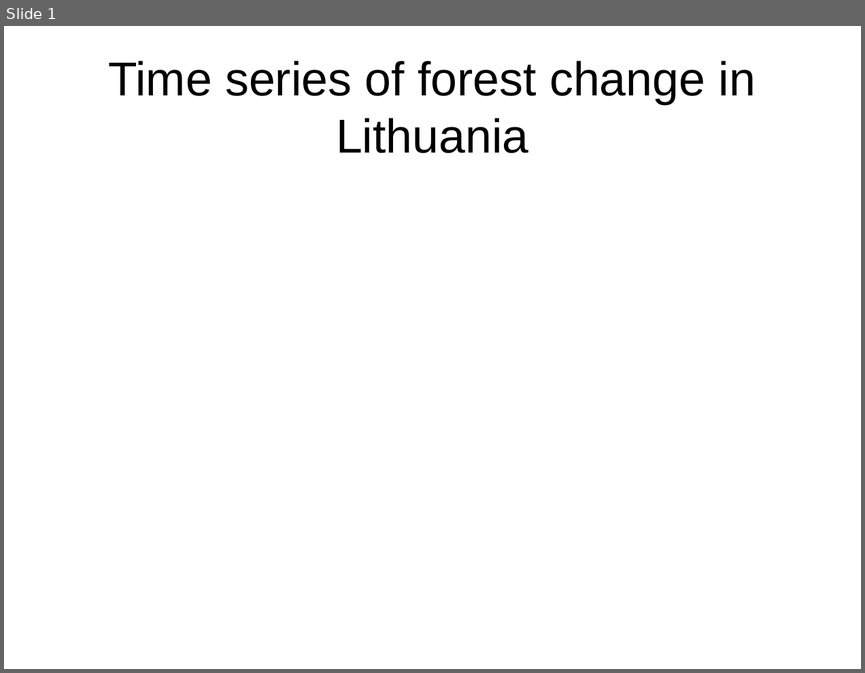
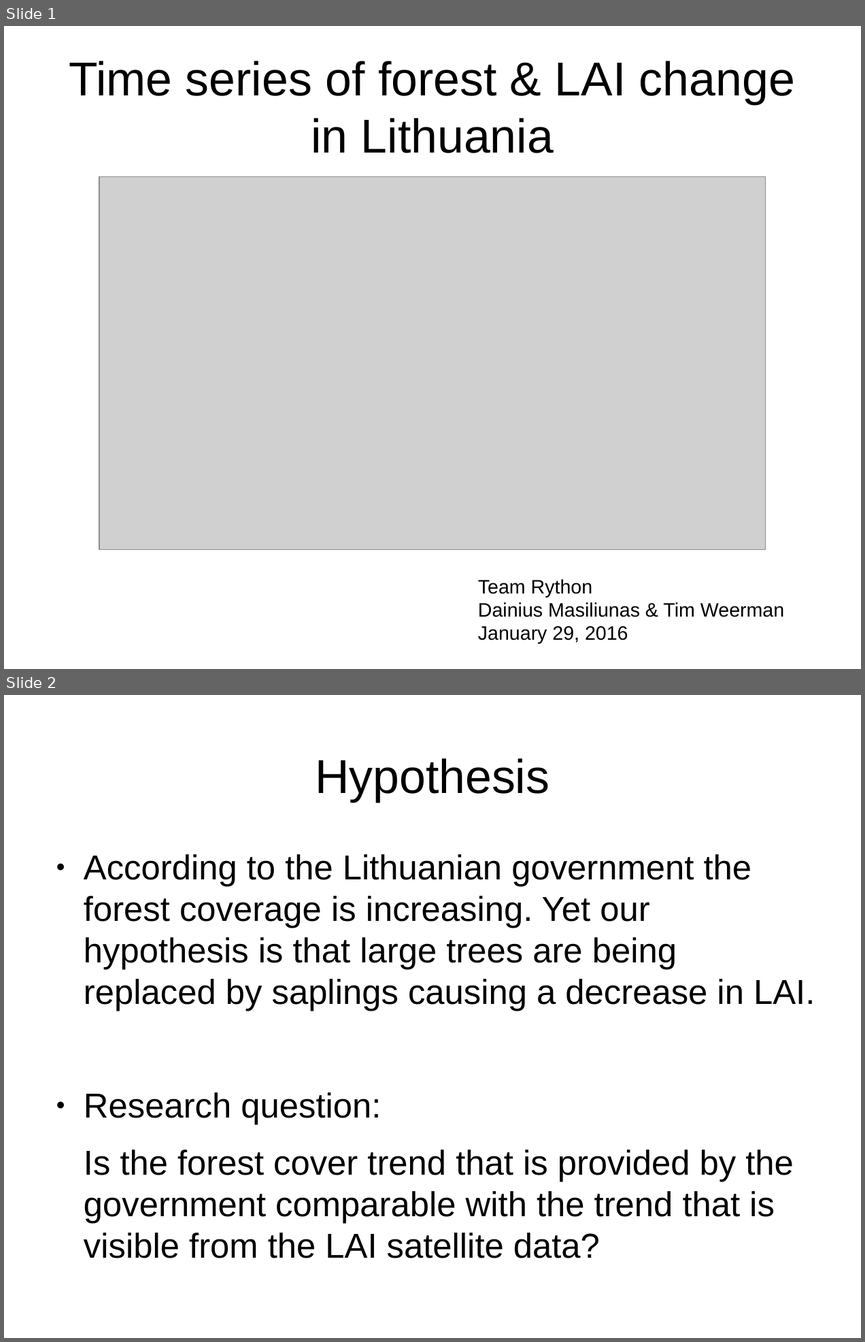
Before and after one commit to GreatEmerald/geoscripting, a slide deck: Project/Presentation/Project presentation.odp. Shown one above the other, each under a label of ours: slide 1 before the commit, slides 1 and 2 after it. The pictures are 865x673 and 865x1342 pixels, drawn with LibreOffice and Linux fonts; fonts in the diff are those of the drawing; grey boxes stand for pictures. Boxes give left, top, right and bottom in pixels: in the first picture for what was removed or moved away, otherwise in the second. Text is boxed around its words. In the diff, an @@ line names an element or a change of style, - is before the commit and + after.

```diff
--- a/Project/Presentation/Project presentation.odp
+++ b/Project/Presentation/Project presentation.odp
@@ slide 2 added at <box>4,695,861,1338</box>, background #FFFFFF @@
@@ title added at <box>315,758,549,802</box>, 44 pt, text #000000 @@
+Hypothesis
@@ text added at <box>84,854,815,1258</box>, 32 pt, text #000000 @@
+● According to the Lithuanian government the forest coverage is increasing. Yet our hypothesis is that large trees are being replaced by saplings causing a decrease in LAI.
+● Research question:
+Is the forest cover trend that is provided by the government comparable with the trend that is visible from the LAI satellite data?
@@ slide 1 changed as well @@
@@ title at <box>69,61,795,153</box>: text changed @@
-Time series of forest change in Lithuania
+Time series of forest & LAI change in Lithuania
@@ picture added at <box>99,176,765,548</box> @@
@@ text added at <box>478,579,784,643</box>, 18 pt, text #000000 @@
+Team Rython
+Dainius Masiliunas & Tim Weerman
+January 29, 2016
```
Also in this commit, not shown: 8 other slides added, 3 slides removed, 1 other file.
